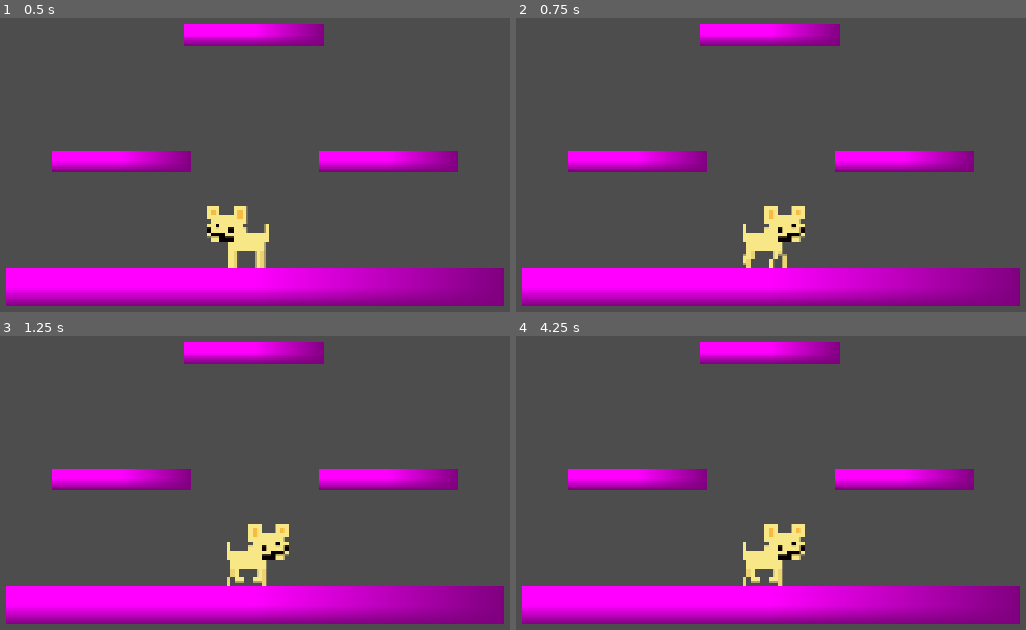
Above: before the commit, frames 1-4 (two rows, left to right).
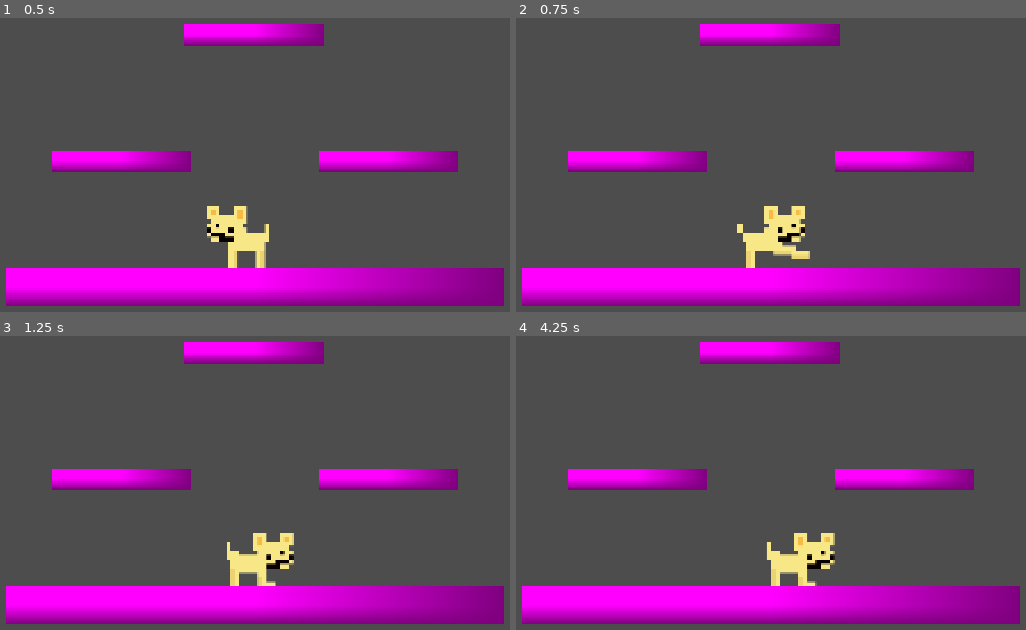
Above: after the commit, the same moments.

Repository: RejectedSpace/Austin-Tastic
Game: Godot game, scene res://battlefield.tscn
Same seed, same stepped clock (60 frames per second), same inputs: the game is played once before the commit and once after it.
Inputs (mouse positions are in pixels of both pictures, inside the frame that each line leads up to):
- Up to frame 1 (0.5 s): no input
- Up to frame 2 (0.75 s): move the mouse to (949, 126) at 0.52 s; hold D (right) from 0.53 s (still down); click (949, 126) at 0.6 s
- Up to frame 3 (1.25 s): keep holding D (right); tap Space (jump) at 0.77 s
- Up to frame 4 (4.25 s): move the mouse to (612, 488) at 1.27 s; click (612, 488) at 1.35 s; tap Space (jump) at 1.52, 3.02, 3.77 s; move the mouse to (852, 368) at 2.02 s; release D (right) at 2.03 s; hold A (left) 2.03-2.78 s; click (852, 368) at 2.1 s; move the mouse to (730, 556) at 2.77 s; hold D (right) from 2.78 s (still down); click (730, 556) at 2.85 s; move the mouse to (1010, 532) at 3.52 s; click (1010, 532) at 3.6 s

Frame 1 is identical in both runs. In frame 2, 0.4% of the frame differs, in the area x 43-58%, y 70-86%; in frame 3, 1.0%; in frame 4, 2.1%, in the area x 44-63%, y 63-86%.

Commit message:
Created Moveset
--Created side, down, and up attack
--Still need jab

Diff:
--- a/Player.tscn
+++ b/Player.tscn
@@ -11,6 +11,18 @@
 atlas = ExtResource("2_kpjcp")
 region = Rect2(544, 272, 128, 128)
 
+[sub_resource type="AtlasTexture" id="AtlasTexture_cgsek"]
+atlas = ExtResource("2_kpjcp")
+region = Rect2(0, 272, 128, 128)
+
+[sub_resource type="AtlasTexture" id="AtlasTexture_0pi4m"]
+atlas = ExtResource("2_kpjcp")
+region = Rect2(136, 272, 128, 128)
+
+[sub_resource type="AtlasTexture" id="AtlasTexture_sg6sq"]
+atlas = ExtResource("2_kpjcp")
+region = Rect2(272, 272, 128, 128)
+
 [sub_resource type="AtlasTexture" id="AtlasTexture_e80uo"]
 atlas = ExtResource("2_kpjcp")
 region = Rect2(1224, 0, 128, 128)
@@ -30,6 +42,38 @@
 [sub_resource type="AtlasTexture" id="AtlasTexture_5ncpa"]
 atlas = ExtResource("2_kpjcp")
 region = Rect2(1088, 0, 128, 128)
+
+[sub_resource type="AtlasTexture" id="AtlasTexture_r3kul"]
+atlas = ExtResource("2_kpjcp")
+region = Rect2(136, 0, 128, 128)
+
+[sub_resource type="AtlasTexture" id="AtlasTexture_jatw7"]
+atlas = ExtResource("2_kpjcp")
+region = Rect2(1088, 272, 128, 128)
+
+[sub_resource type="AtlasTexture" id="AtlasTexture_rv870"]
+atlas = ExtResource("2_kpjcp")
+region = Rect2(544, 136, 128, 128)
+
+[sub_resource type="AtlasTexture" id="AtlasTexture_efikj"]
+atlas = ExtResource("2_kpjcp")
+region = Rect2(680, 136, 128, 128)
+
+[sub_resource type="AtlasTexture" id="AtlasTexture_itxgx"]
+atlas = ExtResource("2_kpjcp")
+region = Rect2(816, 136, 128, 128)
+
+[sub_resource type="AtlasTexture" id="AtlasTexture_h84ma"]
+atlas = ExtResource("2_kpjcp")
+region = Rect2(952, 136, 128, 128)
+
+[sub_resource type="AtlasTexture" id="AtlasTexture_47wu6"]
+atlas = ExtResource("2_kpjcp")
+region = Rect2(1088, 136, 128, 128)
+
+[sub_resource type="AtlasTexture" id="AtlasTexture_2n1s8"]
+atlas = ExtResource("2_kpjcp")
+region = Rect2(1224, 136, 128, 128)
 
 [sub_resource type="AtlasTexture" id="AtlasTexture_wi0c6"]
 atlas = ExtResource("2_kpjcp")
@@ -62,10 +106,27 @@
 "texture": SubResource("AtlasTexture_kpjcp")
 }, {
 "duration": 1.0,
+"texture": SubResource("AtlasTexture_kpjcp")
+}, {
+"duration": 1.0,
 "texture": SubResource("AtlasTexture_kne1u")
 }],
 "loop": true,
 "name": &"DashAttack",
+"speed": 5.0
+}, {
+"frames": [{
+"duration": 1.0,
+"texture": SubResource("AtlasTexture_cgsek")
+}, {
+"duration": 1.0,
+"texture": SubResource("AtlasTexture_0pi4m")
+}, {
+"duration": 1.0,
+"texture": SubResource("AtlasTexture_sg6sq")
+}],
+"loop": true,
+"name": &"DownAttack",
 "speed": 5.0
 }, {
 "frames": [{
@@ -101,6 +162,45 @@
 }],
 "loop": true,
 "name": &"Rise",
+"speed": 5.0
+}, {
+"frames": [{
+"duration": 1.0,
+"texture": SubResource("AtlasTexture_r3kul")
+}, {
+"duration": 1.0,
+"texture": SubResource("AtlasTexture_jatw7")
+}],
+"loop": true,
+"name": &"Run",
+"speed": 5.0
+}, {
+"frames": [{
+"duration": 1.0,
+"texture": SubResource("AtlasTexture_rv870")
+}, {
+"duration": 1.0,
+"texture": SubResource("AtlasTexture_efikj")
+}, {
+"duration": 1.0,
+"texture": SubResource("AtlasTexture_itxgx")
+}],
+"loop": true,
+"name": &"SideAttack",
+"speed": 5.0
+}, {
+"frames": [{
+"duration": 1.0,
+"texture": SubResource("AtlasTexture_h84ma")
+}, {
+"duration": 1.0,
+"texture": SubResource("AtlasTexture_47wu6")
+}, {
+"duration": 1.0,
+"texture": SubResource("AtlasTexture_2n1s8")
+}],
+"loop": true,
+"name": &"UpAttack",
 "speed": 5.0
 }, {
 "frames": [{
@@ -140,7 +240,7 @@
 [node name="AnimatedSprite2D" type="AnimatedSprite2D" parent="."]
 position = Vector2(-16, -32)
 sprite_frames = SubResource("SpriteFrames_3tkgg")
-animation = &"DashAttack"
+animation = &"Run"
 
 [node name="CollisionShape2D" type="CollisionShape2D" parent="."]
 shape = SubResource("RectangleShape2D_vsh2u")
@@ -178,6 +278,11 @@
 
 [node name="LagTimer" type="Timer" parent="."]
 process_callback = 0
+one_shot = true
+
+[node name="FallTimer" type="Timer" parent="."]
+process_callback = 0
+wait_time = 0.3
 one_shot = true
 
 [connection signal="timeout" from="CoyoteTimer" to="." method="_on_coyote_timer_timeout"]
--- a/attack.gd
+++ b/attack.gd
@@ -1,3 +1,36 @@
 extends Node2D
 
 class_name Attack
+
+var attack_name: String
+var anim_name: String
+var startup_time: float
+var attack_time: float
+var lag_time: float
+
+@warning_ignore("shadowed_variable")
+static func create(attack_name: String, anim_name: String, startup_time: float, attack_time: float, lag_time:float) -> Attack:
+	var instance = Attack.new()
+
+	instance.attack_name = attack_name
+	instance.anim_name = anim_name
+	instance.startup_time = startup_time
+	instance.attack_time = attack_time
+	instance.lag_time = lag_time
+
+	return instance
+
+func get_attack_name() -> String:
+	return attack_name
+
+func get_anim_name() -> String:
+	return anim_name
+
+func get_startup_time() -> float:
+	return startup_time
+
+func get_attack_time() -> float:
+	return attack_time
+
+func get_lag_time() -> float:
+	return lag_time
--- a/player.gd
+++ b/player.gd
@@ -4,6 +4,7 @@
 @onready var coyote_timer = $CoyoteTimer
 @onready var glitch_timer = $GlitchTimer
 @onready var dash_timer = $DashTimer
+@onready var fall_timer = $FallTimer
 @onready var startup_timer = $StartupTimer
 @onready var attack_timer = $AttackTimer
 @onready var lag_timer = $LagTimer
@@ -15,11 +16,17 @@
 const AIR_RESISTANCE = FRICTION*0.3
 const MAX_JUMPS = 2
 const AIR_JUMP_OFFSET = 50
+var charge = 0
 var jumps = MAX_JUMPS
 var cooldown = false
-var attack = "dash"
+var attack: Attack
+var moveset = {
+	"dash" = Attack.create("dash", "DashAttack", 0.1, 1.25, 0.5),
+	"side" = Attack.create("side", "SideAttack", 1, .35, 1.25),
+	"up" = Attack.create("up", "UpAttack", .75, .25, .75),
+	"down" = Attack.create("down", "DownAttack", .9, 5, 1.5)
+}
 var glitchy = false
-var attacks = []
 var gravity = ProjectSettings.get_setting("physics/2d/default_gravity")
 var dash_direction: String
 var starting_position: Vector2
@@ -30,7 +37,7 @@
 func _physics_process(delta: float):
 	apply_gravity(delta)
 	var direction = Input.get_axis("left", "right")
-	if !cooldown:
+	if not cooldown:
 		handle_crouch()
 		handle_jump(direction)
 
@@ -50,9 +57,11 @@
 		if Input.is_action_just_pressed("attack"):
 			handle_attack(direction)
 	else:
+		if Input.is_action_just_released("attack"):
+			release_attack()
 		if is_on_floor():
 			apply_friction(delta)
-			if attack == "dash" and not attack_timer.is_stopped():
+			if (attack.get_attack_name() == "dash" or attack.get_attack_name() == "down" and velocity.y >= 0) and not attack_timer.is_stopped():
 				attack_timer.stop()
 				attack_timer.timeout.emit()
 		else:
@@ -84,7 +93,13 @@
 			jump(direction)
 
 func handle_crouch() -> void:
-	set_collision_mask_value(3, not Input.is_action_pressed("down"))
+	set_collision_mask_value(3, true)
+	if !is_on_floor():
+		set_collision_mask_value(3, not Input.is_action_pressed("down"))
+	elif Input.is_action_just_pressed("down"):
+		if not fall_timer.is_stopped():
+			set_collision_mask_value(3, false)
+		fall_timer.start()
 
 func jump(direction: float) -> void:
 	velocity.y = -JUMP_SPEED
@@ -124,38 +139,70 @@
 	velocity.x = move_toward(velocity.x, 0, FRICTION*delta)
 
 func apply_air_resistance(delta: float) -> void:
-	var reduce = 0 if cooldown and attack == "dash" else 1
-	velocity.x = move_toward(velocity.x, 0, AIR_RESISTANCE*reduce*delta)
+	if cooldown and attack.get_attack_name() == "dash":
+		velocity.x = move_toward(velocity.x, 0, AIR_RESISTANCE*delta)
 
 func changed_direction(direction: float) -> bool:
 	return direction * velocity.x < 0
 
 func handle_attack(direction: float) -> void:
+	var start_attack = false
 	if is_on_floor():
-		if abs(velocity.x) > MAX_SPEED*0.5:
-			cooldown = true
+		if abs(velocity.x) > MAX_SPEED*0.75:
 			velocity.y = -JUMP_SPEED*0.4
 			velocity.x = MAX_SPEED*direction*1.25
-			attack = "dash"
-			startup_timer.start(0.1)
+			attack = moveset.get("dash")
+			start_attack = true
+
 		elif direction:
-			cooldown = true
-			attack = "left_smash"
-			startup_timer.start(0.5)
+			attack = moveset.get("side")
+			start_attack = true
+
+		elif Input.is_action_pressed("up") and not Input.is_action_pressed("down"):
+			attack = moveset.get("up")
+			start_attack = true
+
+	if not start_attack and Input.is_action_pressed("down") and not Input.is_action_pressed("up"):
+		attack = moveset.get("down")
+		start_attack = true
+
+	if start_attack:
+		cooldown = true
+		charge = 1
+		if attack.get_attack_name() == "down" and not is_on_floor():
+			startup_timer.timeout.emit()
+		else:
+			startup_timer.start(attack.get_startup_time())
+
+func release_attack() -> void:
+	if not startup_timer.is_stopped():
+		charge = (startup_timer.get_wait_time() - startup_timer.get_time_left())/attack.get_startup_time()
+
+		startup_timer.stop()
+		startup_timer.timeout.emit()
 
 func apply_animations(direction: float) -> void:
 	if cooldown:
-		match attack:
-			"dash":
-				animation.play("DashAttack")
-			"left_smash":
-				animation.play("LeftSmash")
+		animation.set_animation(attack.get_anim_name())
+
+		if not startup_timer.is_stopped():
+			animation.set_frame(0)
+		elif not attack_timer.is_stopped():
+			animation.set_frame(1)
+		else:
+			animation.set_frame(2)
+
 	else:
 		if direction:
 			animation.flip_h = direction > 0
 			animation.offset.x = 32 if direction > 0 else 0
-			animation.play("Walk")
-			animation.speed_scale = velocity.x/MAX_SPEED*5
+
+			if abs(velocity.x) > MAX_SPEED*0.75:
+				animation.play("Run")
+				animation.speed_scale = 1
+			else:
+				animation.play("Walk")
+				animation.speed_scale = abs(velocity.x)/MAX_SPEED*5
 		else:
 			animation.play("Idle")
 			animation.speed_scale = 1
@@ -181,16 +228,17 @@
 	glitchy = false
 
 func _on_startup_timer_timeout() -> void:
-	match attack:
-		"dash":
-			$DashAttack.visible = true
-			attack_timer.start(1.25)
+	if attack.get_attack_name() == "down":
+		if is_on_floor():
+			velocity.y = -JUMP_SPEED * (log(60*charge)/(2*log(60)) + 0.5)
+		else:
+			velocity.y = abs(velocity.y) * 1.5
+	attack_timer.start(attack.get_attack_time())
 
 func _on_attack_timer_timeout() -> void:
-	match attack:
-		"dash":
-			$DashAttack.visible = false
-			lag_timer.start(0.5)
+	var lag_proportion = log(60*charge)/(2*log(60)) + 0.5
+
+	lag_timer.start(attack.get_lag_time()*lag_proportion)
 
 func _on_lag_timer_timeout() -> void:
 	cooldown = false
Not shown: 1 places in Player.tscn that only renumber resources
Binary file changed: WingmanSpriteSheetSized.png
